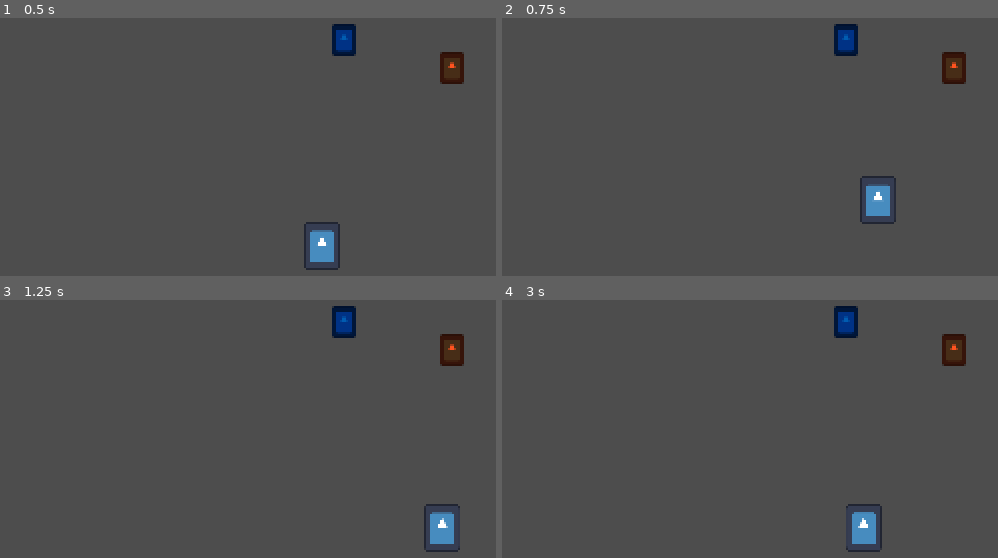
Above: before the commit, frames 1-4 (two rows, left to right).
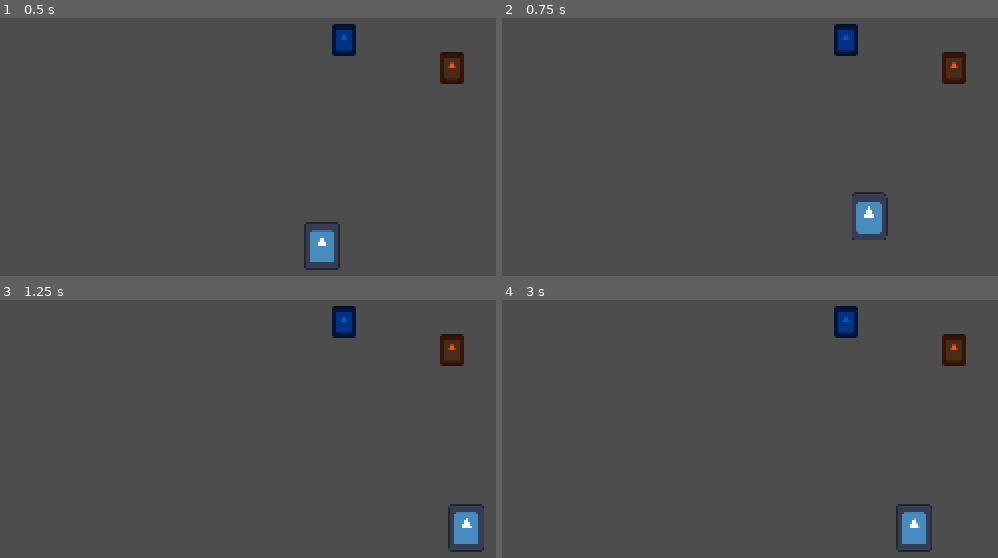
Above: after the commit, the same moments.

Repository: yhoundz/hellbound-to-heaven
Game: Godot game, scene res://world/world.tscn
The game is run twice, just before and just after one commit, with the same random seed, the same clock (stepped at 60 frames per second) and the same inputs. The engine's default icon, where the game draws it, is replaced by a stand-in: a white triangle on a blue panel in a dark square.
Inputs:
- Up to frame 1 (0.5 s): no input
- Up to frame 2 (0.75 s): tap Enter (ui_accept) at 0.5 s; hold Right (ui_right) from 0.53 s (still down)
- Up to frame 3 (1.25 s): keep holding Right (ui_right); tap Enter (ui_accept) at 0.77 s
- Up to frame 4 (3 s): tap Enter (ui_accept) at 1.52 s; release Right (ui_right) at 2.03 s; hold Left (ui_left) 2.03-2.78 s; hold Right (ui_right) from 2.78 s (still down)

Frame 1 is identical in both runs. In frame 2, 1.1% of the frame differs, in the area x 70-80%, y 61-87%; in frame 3, 1.4%; in frame 4, 1.7%, in the area x 69-87%, y 79-98%.

Commit message:
stuff

Diff:
--- a/player/player.gd
+++ b/player/player.gd
@@ -7,12 +7,11 @@
 	CHARGING,
 	JUMPING,
 	FALLING,
-	WALL_BOUNCE,
-	SLIDING
+	WALL_BOUNCE
 	}
 
-@export var speed: int = 45
-@export var jump_speed: int = -200
+@export var speed: int = 55
+@export var jump_speed: int = -140
 @export var acceleration: int = 30
 @export var friction: int = 40
 @export var curr_state: STATE = STATE.IDLE
@@ -23,15 +22,14 @@
 var fall_gravity: int = int(gravity * 1.3)
 var direction: float = 0.0
 var just_jumped: bool = false
-var real_x_velocity: int = 0
 var height_add: int = 0
+var jump_vector_x: int = 0
+var velocity_modifier: int = 0
 
 func _ready() -> void:
 	jump_timer.start()
 	jump_timer.set_paused(true)
-	set_floor_max_angle(0.6981317)
 	set_slide_on_ceiling_enabled(false)
-
 
 func _physics_process(delta: float) -> void:
 	if curr_state != STATE.FALLING:
@@ -40,10 +38,12 @@
 		velocity.y += fall_gravity * delta
 	get_input(delta)
 	move_and_slide()
+	#print(get_real_velocity().x)
 
 func get_input(delta: float) -> void:
 	direction = Input.get_axis("ui_left", "ui_right")
 	#print(STATE.keys()[curr_state])
+	compute_slide()
 	match curr_state:
 		STATE.IDLE:
 			act_idle(delta)
@@ -57,8 +57,14 @@
 			act_fall()
 		STATE.WALL_BOUNCE:
 			act_wall_bounce()
-		STATE.SLIDING:
-			act_slide()
+
+func compute_slide() -> bool:
+	if get_slide_collision_count() > 0 and rad_to_deg(get_floor_angle()) > 40:
+		set_floor_max_angle(deg_to_rad(40))
+		return true
+	else:
+		set_floor_max_angle(deg_to_rad(45))
+		return false
 
 func act_idle(delta: float) -> void:
 	if is_on_floor():
@@ -66,7 +72,7 @@
 		if direction:
 			curr_state = STATE.WALKING
 		else:
-			velocity.x = lerp(velocity.x, 0.0, friction * delta)
+			velocity.x = lerp(velocity.x, float(), friction * delta)
 		if Input.is_action_just_pressed("ui_accept"):
 				curr_state = STATE.CHARGING
 	if velocity.y > 0:
@@ -101,26 +107,28 @@
 		curr_state = STATE.FALLING
 	else:
 		if is_on_wall_only():
-			var bounce_velocity: int = -real_x_velocity
-			bounce_velocity *= 0.5 * (get_real_velocity().y/(jump_speed - height_add))
+			var bounce_velocity: int = -jump_vector_x
+			bounce_velocity *= 0.4 * (get_real_velocity().y/(jump_speed - height_add))
 			velocity.x = bounce_velocity
 			curr_state = STATE.WALL_BOUNCE
 
 func act_fall() -> void:
 	just_jumped = false
 	if is_on_floor():
-		velocity.x = 0
 		curr_state = STATE.IDLE
+	else:
+		if is_on_wall_only():
+			var bounce_velocity: int = -jump_vector_x
+			bounce_velocity *= 0.4 * (get_real_velocity().y/(jump_speed - height_add))
+			velocity.x = bounce_velocity
+			curr_state = STATE.WALL_BOUNCE
 
-func act_wall_bounce() -> void:
+func act_wall_bounce():
 	if is_on_floor():
 		velocity.x = 0
 		curr_state = STATE.IDLE
 	if velocity.y > 0:
 		curr_state = STATE.FALLING
-
-func act_slide() -> void:
-	pass
 
 func charge_jump() -> void:
 	if jump_timer.is_paused():
@@ -130,10 +138,10 @@
 func try_jump(direction: float, delta: float) -> void:
 	jump_timer.set_paused(true)
 
-	real_x_velocity = int(180 * direction)
-	height_add = int(280 * (jump_timer.wait_time - jump_timer.time_left))
+	jump_vector_x = int(150 * direction)
+	height_add = int(340 * (jump_timer.wait_time - jump_timer.time_left))
 	velocity.y = jump_speed - height_add
-	velocity.x = real_x_velocity
+	velocity.x = jump_vector_x
 
 func _on_jump_timer_timeout() -> void:
 	if curr_state == STATE.CHARGING:
--- a/world/mehanics/portal.gd
+++ b/world/mehanics/portal.gd
@@ -4,12 +4,6 @@
 @onready var entrance: Area2D = $entrance
 @onready var exit: Area2D = $exit
 
-func _ready() -> void:
-	pass
-
-func _process(delta):
-	pass
-
 func _on_entrance_body_entered(body: Node2D) -> void:
 	if body is Player:
 		body.global_position = exit.global_position
--- /dev/null
+++ b/world/mehanics/wind.gd
@@ -0,0 +1,19 @@
+extends Area2D
+class_name Wind
+
+var wind_velocity: int = 100
+var contains_player: bool = false
+
+func _ready() -> void:
+	pass
+
+func _process(delta: float) -> void:
+	pass
+
+func _on_wind_body_entered(body: Node2D) -> void:
+	if body is Player:
+		body.velocity.x += wind_velocity
+
+func _on_wind_body_exited(body: Node2D) -> void:
+	if body is Player:
+		body.velocity.x -= wind_velocity
--- /dev/null
+++ b/world/mehanics/wind.tscn
@@ -0,0 +1,28 @@
+[gd_scene load_steps=4 format=3 uid="uid://cnb1liomhtjjp"]
+
+[ext_resource type="Script" path="res://world/mehanics/wind.gd" id="1_0pi4i"]
+[ext_resource type="Texture2D" uid="uid://pvkl2bvcinw3" path="res://icon.svg" id="1_g25l6"]
+
+[sub_resource type="RectangleShape2D" id="RectangleShape2D_7vwa7"]
+size = Vector2(291, 189)
+
+[node name="wind" type="Area2D"]
+script = ExtResource("1_0pi4i")
+
+[node name="CollisionShape2D" type="CollisionShape2D" parent="."]
+position = Vector2(82.5, 30.5)
+shape = SubResource("RectangleShape2D_7vwa7")
+disabled = true
+
+[node name="Sprite2D" type="Sprite2D" parent="."]
+modulate = Color(1, 1, 1, 0.305882)
+position = Vector2(81.5, 30.5)
+scale = Vector2(2.27344, 1.47656)
+texture = ExtResource("1_g25l6")
+
+[node name="transition_timer" type="Timer" parent="."]
+
+[node name="duration_timer" type="Timer" parent="."]
+
+[connection signal="body_entered" from="." to="." method="_on_wind_body_entered"]
+[connection signal="body_exited" from="." to="." method="_on_wind_body_exited"]
